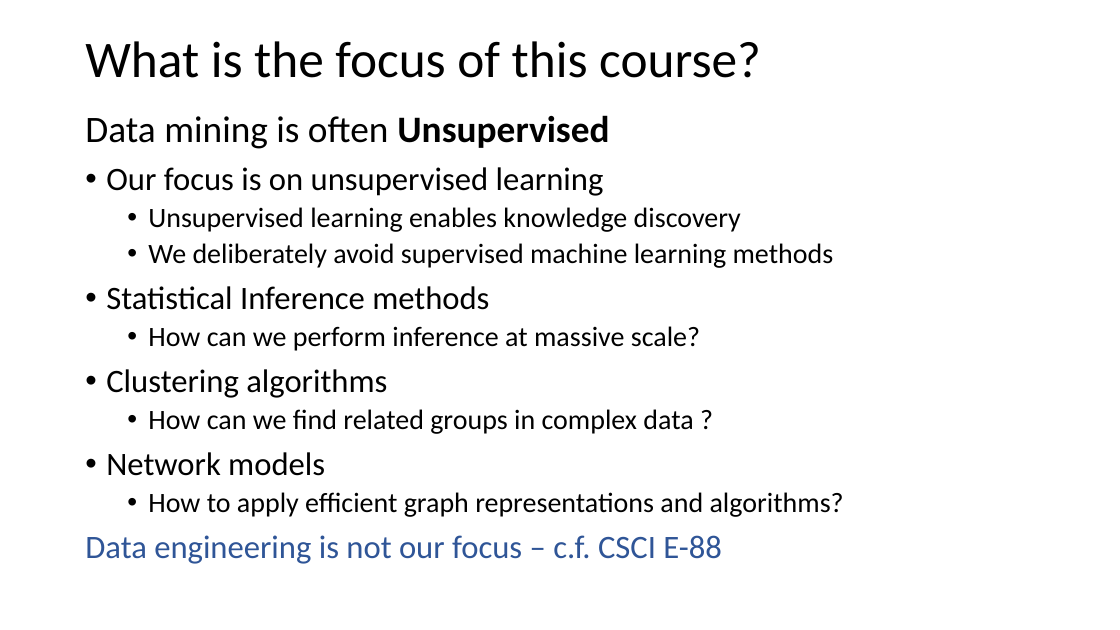
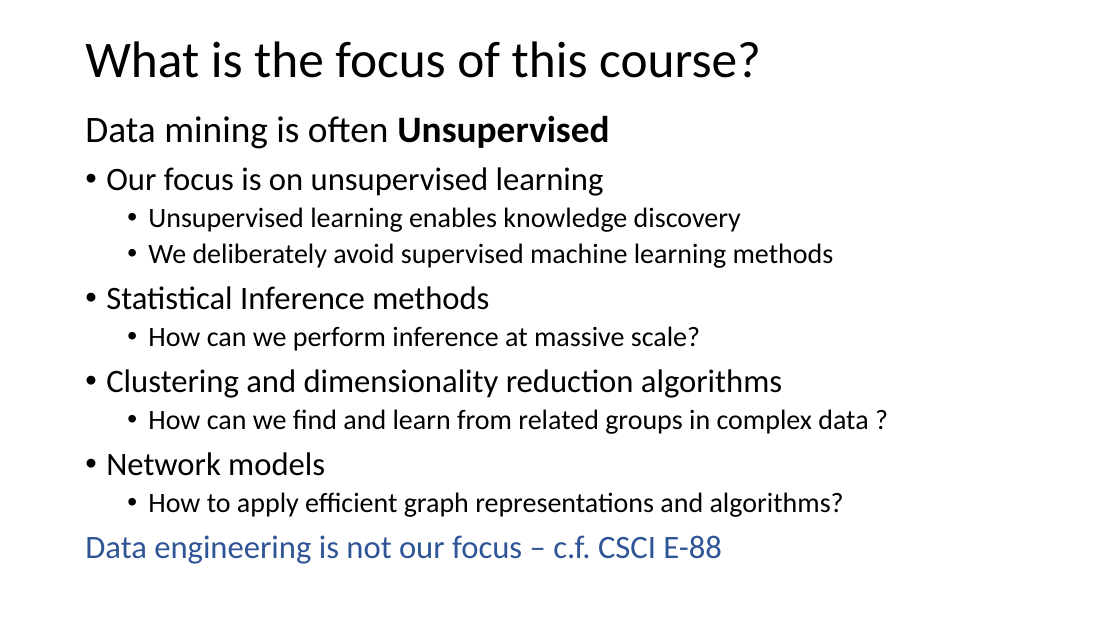
Before and after one commit to StephenElston/CSCI-E-108, a slide deck: slide 10 of slides/1_Introduction.pptx. Drawn at 1120x630 pixels with LibreOffice and Linux fonts; fonts in the diff are those of the drawing. Boxes give left, top, right and bottom in pixels: in the first picture for what was removed or moved away, otherwise in the second. Text is boxed around its words. In the diff, an @@ line names an element or a change of style, - is before the commit and + after.

Commit message:
Imporved annimations and corrected typos

```diff
--- a/slides/1_Introduction.pptx
+++ b/slides/1_Introduction.pptx
@@ text at bbox=[106, 369, 868, 434]: text changed @@
-• Clustering algorithms
-  • How can we find related groups in complex data ?
+• Clustering and dimensionality reduction algorithms
+  • How can we find and learn from related groups in complex data ?
```
Also in this commit, not shown: 3 other slides changed, 1 slide added.
